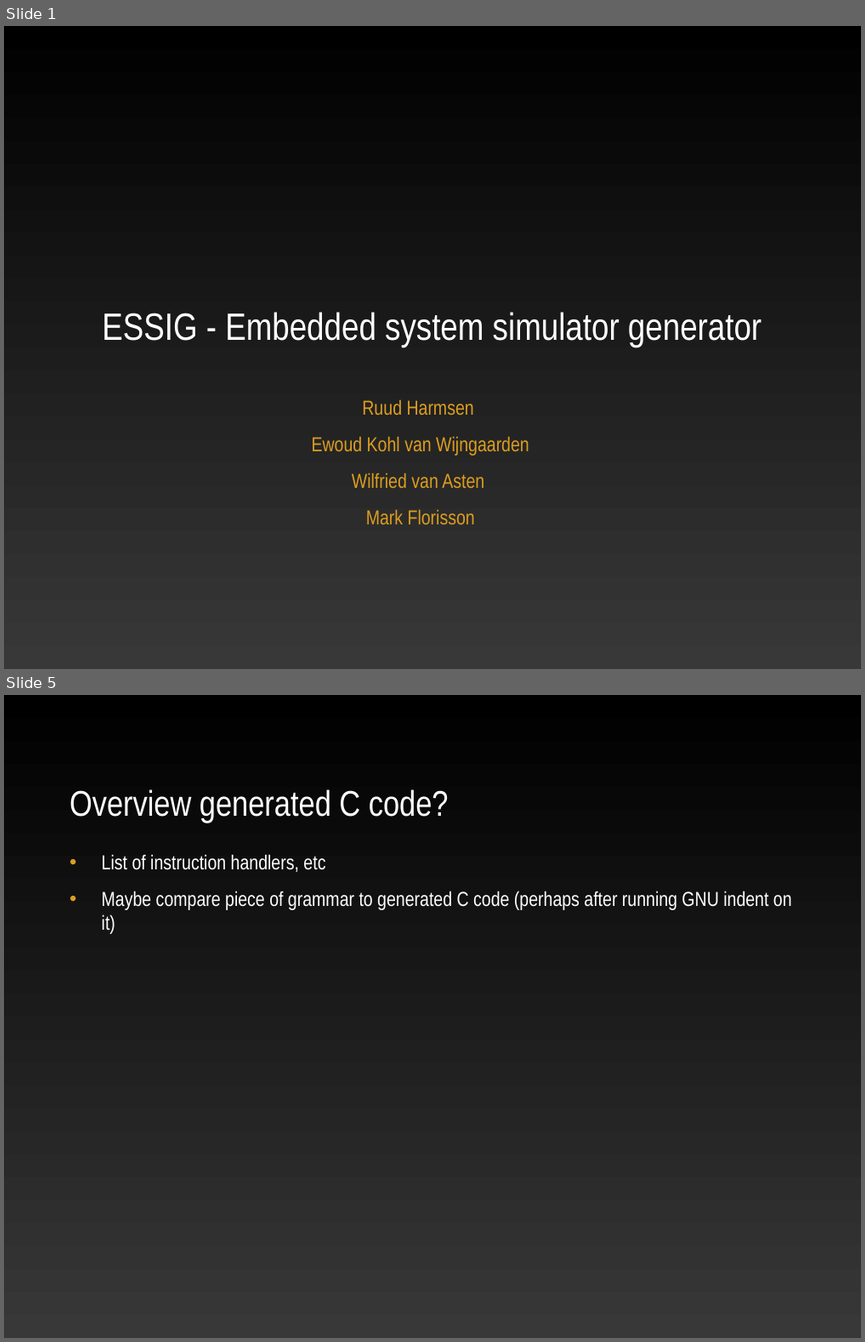
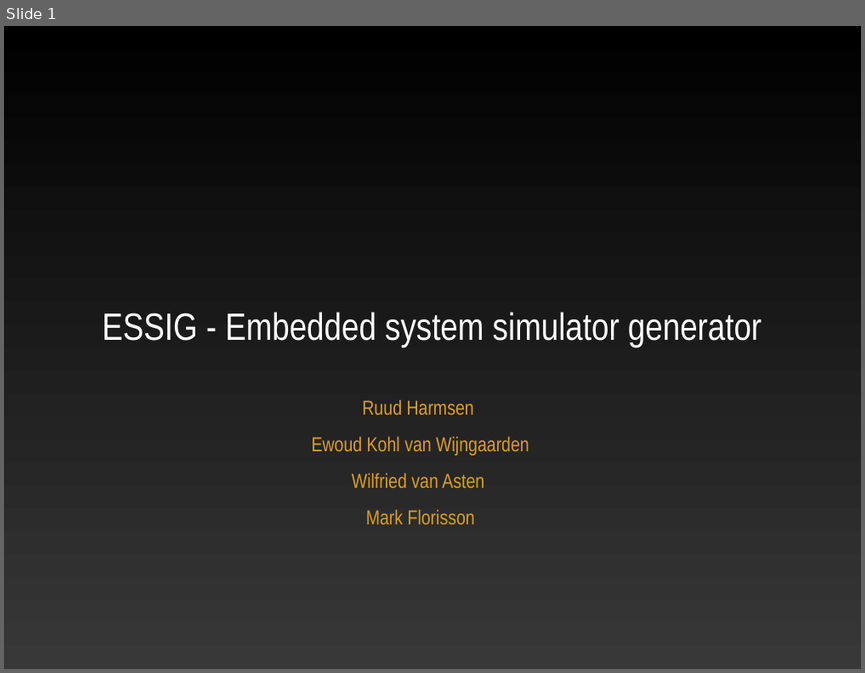
Before and after one commit to ekohl/essig, a slide deck: presentation/essig.ppt. Shown one above the other, each under a label of ours: slides 1 and 5 before the commit, slide 1 after it; the slides between them are not shown. The pictures are 865x1342 and 865x673 pixels, drawn with LibreOffice and Linux fonts; fonts in the diff are those of the drawing; background and template pictures are left out. Boxes give left, top, right and bottom in pixels: in the first picture for what was removed or moved away, otherwise in the second. Text is boxed around its words. In the diff, an @@ line names an element or a change of style, - is before the commit and + after.

```diff
--- a/presentation/essig.ppt
+++ b/presentation/essig.ppt
@@ slide 5 removed at (4,695,861,1338), background picture (left out) @@
@@ text removed at (69,789,449,823) @@
-Overview generated C code?
@@ text removed at (102,854,792,934) @@
-• List of instruction handlers, etc
-• Maybe compare piece of grammar to generated C code (perhaps after running GNU indent on it)
```
Also in this commit, not shown: 6 slides changed, 5 slides added, 5 other slides removed.
